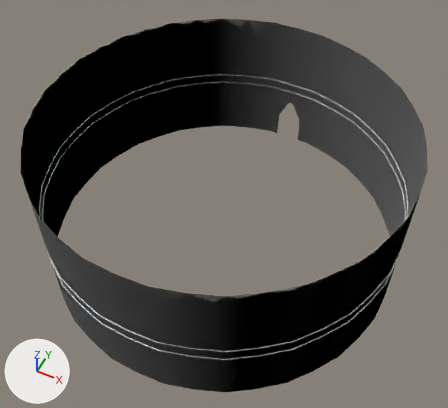
The FBX model Major_Project_4th_Dimension/Assets/EnvironmentAssets/Props/Oasis/Trim/SM_OuterOasisWallCircular.fbx, before and after one commit.
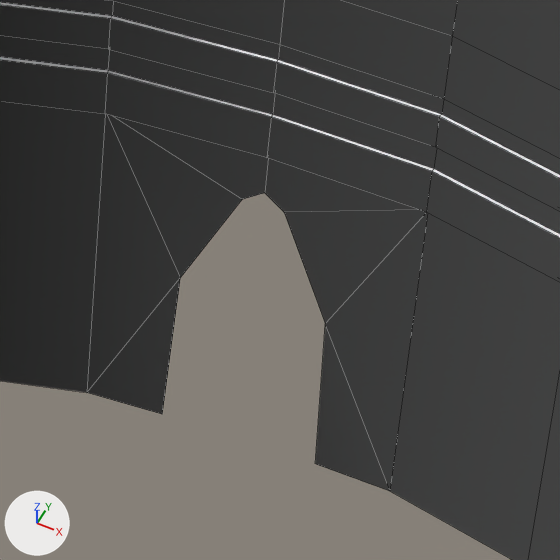
Each version is shown whole from a 50 mm camera at (16.16, -32.29, 44.72) aimed at (0.5, -0.98, 5.58), then close up on the part from 57% to 74% of the width and 19% to 38% of the height. The axes (+X, +Y, +Z) are drawn at lower left. The lights are the same throughout. The close-ups show mesh edges as thin lines. Where no turn or scale is listed for an object, it has been applied to the vertices.

Names of what the first close-up shows: 'wall2'.
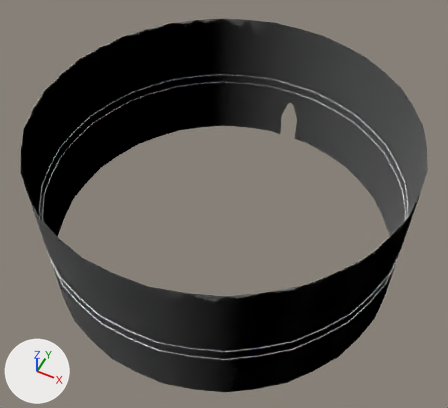
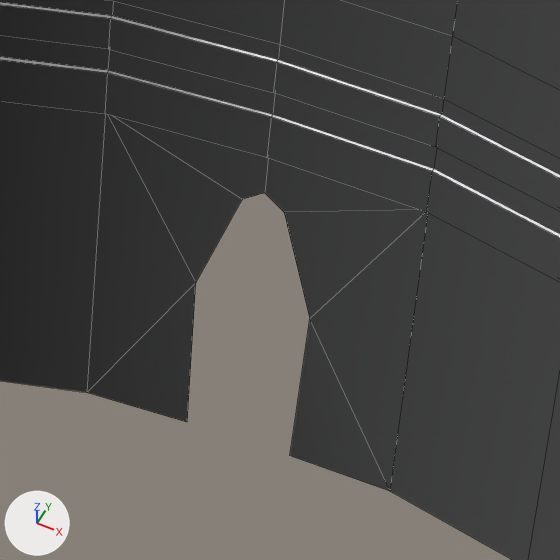
Boxes (x1, y1, x2, y2) around the edits, measured in the close-ups (560 x 560 px; the box of a moved part takes in the faces that stretch with it):
part 1 of me_mesh, moved or reshaped: (87, 114, 428, 491) in both

The edits, one by one:
me_mesh has 526 vertices, 486 faces and spans x -15.2..15.2, y -15.2..15.2, z -6.6..6.6.
me_mesh is used by ob_wall2; location (0.0, 0.0, 6.56).
Part 1, on me_mesh:
Vertex 460 of me_mesh moves from (-1.2, 15.2, -6.6) at pixel (162, 414) to (-0.8, 15.2, -6.6) at pixel (187, 422).
Vertex 461 of me_mesh moves from (1.2, 15.2, -6.6) at pixel (315, 463) to (0.8, 15.2, -6.6) at pixel (289, 455).
Vertex 523 of me_mesh moves from (-1.1, 15.2, -3.9) at pixel (180, 277) to (-0.9, 15.2, -3.9) at pixel (195, 282).
Vertex 525 of me_mesh moves from (1.1, 15.2, -3.9) at pixel (325, 323) to (0.9, 15.2, -3.9) at pixel (309, 318).
